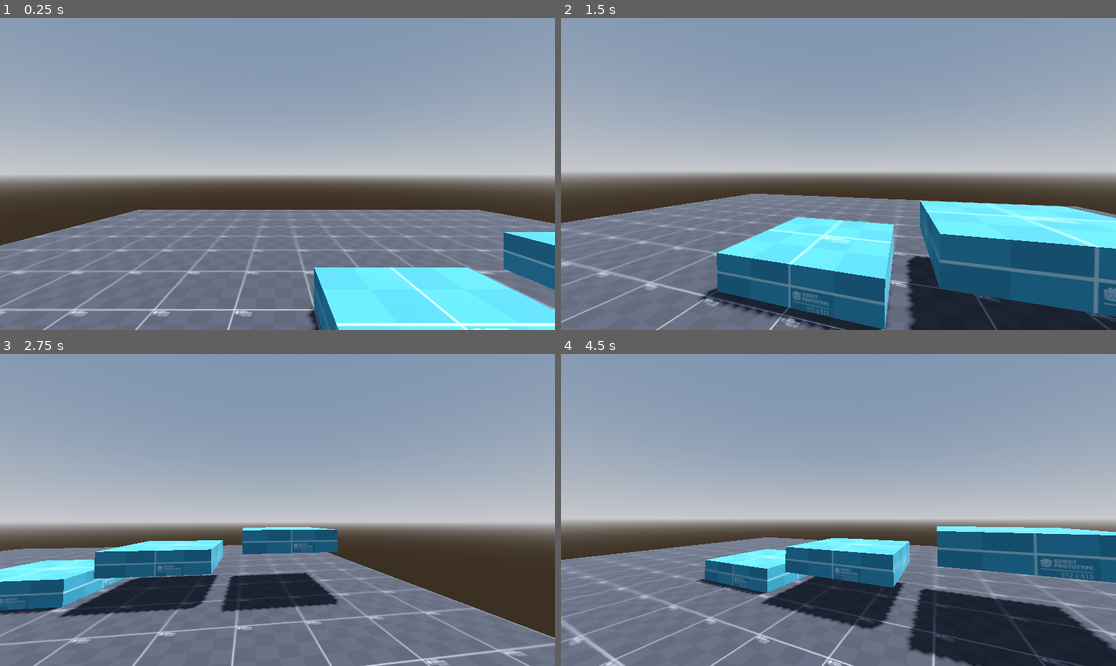
Above: before the commit, frames 1-4 (two rows, left to right).
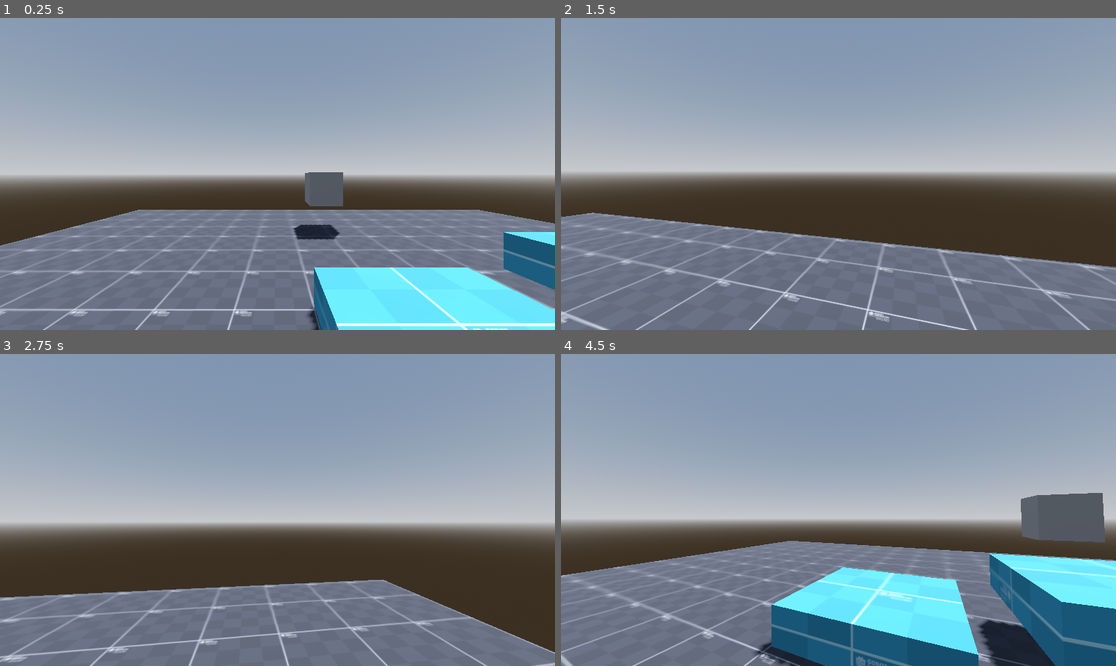
Above: after the commit, the same moments.

Repository: Dr-Sirius/Acerola-Jam-0-Game
Game: Godot game, scene res://Scenes/TestLvL.tscn
Same seed, same stepped clock (60 frames per second), same inputs: the game is played once before the commit and once after it.
Inputs (mouse positions are in pixels of both pictures, inside the frame that each line leads up to):
- Up to frame 1 (0.25 s): no input
- Up to frame 2 (1.5 s): tap Enter (ui_accept) at 0.5, 0.77 s; move the mouse to (866, 174) at 0.52 s; hold D (right) 0.53-1.28 s; tap Q (Switch Position, bound only after the commit) at 0.6 s; move the mouse to (810, 174) at 1.27 s; hold S (backward) from 1.28 s (still down); tap W (forwared) at 1.35 s
- Up to frame 3 (2.75 s): tap Enter (ui_accept) at 1.52 s; tap Q (Switch Position, bound only after the commit) at 1.55, 2.1 s; move the mouse to (288, 503) at 2.02 s; release S (backward) at 2.03 s; hold D (right) from 2.03 s (still down)
- Up to frame 4 (4.5 s): move the mouse to (832, 516) at 2.77 s; tap Q (Switch Position, bound only after the commit) at 2.85, 3.8, 4.35 s; tap Enter (ui_accept) at 3.02, 3.77 s; move the mouse to (877, 513) at 3.52 s; release D (right) at 3.53 s; hold A (left) from 3.53 s (still down); tap W (forwared) at 3.6 s; move the mouse to (794, 506) at 4.27 s

The runs differ from the first frame. In frame 1, 1.0% of the frame differs, in the area x 52-62%, y 49-72%; in frame 2, 30%; in frame 3, 18%; in frame 4, 30%, in the area x 0-100%, y 44-100%.

Commit message:
Implimented basic pos switch mechanic

Diff:
--- a/Scenes/TestLvL.tscn
+++ b/Scenes/TestLvL.tscn
@@ -1,8 +1,9 @@
-[gd_scene load_steps=7 format=3 uid="uid://c5nny4wffv8ee"]
+[gd_scene load_steps=8 format=3 uid="uid://c5nny4wffv8ee"]
 
 [ext_resource type="PackedScene" uid="uid://4wf6dp5duoqt" path="res://Assests/Blocks/BlackBlock.tscn" id="1_qx6qb"]
 [ext_resource type="PackedScene" uid="uid://typ5uys47m6m" path="res://Assests/Blocks/BlueBlock.tscn" id="2_k41hk"]
 [ext_resource type="PackedScene" uid="uid://bdy4vbxxar34d" path="res://Scenes/player.tscn" id="3_27q0p"]
+[ext_resource type="PackedScene" uid="uid://b4oa5mpqktbyo" path="res://Scenes/switch.tscn" id="4_ol8c2"]
 
 [sub_resource type="ProceduralSkyMaterial" id="ProceduralSkyMaterial_rvsng"]
 sky_horizon_color = Color(0.64625, 0.65575, 0.67075, 1)
@@ -45,3 +46,7 @@
 
 [node name="Player" parent="." instance=ExtResource("3_27q0p")]
 transform = Transform3D(1, 0, 0, 0, 1, 0, 0, 0, 1, -1.45737, 1.90366, 1.61664)
+
+[node name="Switch" parent="." node_paths=PackedStringArray("swap_obj") instance=ExtResource("4_ol8c2")]
+transform = Transform3D(1, 0, 0, 0, 1, 0, 0, 0, 1, 0, 1.59151, -4.95237)
+swap_obj = NodePath("../Player")
--- /dev/null
+++ b/Scenes/switch.tscn
@@ -0,0 +1,11 @@
+[gd_scene load_steps=3 format=3 uid="uid://b4oa5mpqktbyo"]
+
+[ext_resource type="Script" path="res://Switch.gd" id="1_j4s2q"]
+
+[sub_resource type="BoxMesh" id="BoxMesh_5ae6g"]
+
+[node name="Switch" type="Node3D"]
+script = ExtResource("1_j4s2q")
+
+[node name="MeshInstance3D" type="MeshInstance3D" parent="."]
+mesh = SubResource("BoxMesh_5ae6g")
--- /dev/null
+++ b/Switch.gd
@@ -0,0 +1,14 @@
+extends Node3D
+
+@export var swap_obj: Node3D
+
+var last_pos
+# Called when the node enters the scene tree for the first time.
+func _ready():
+	last_pos = swap_obj.global_position
+
+func _physics_process(delta):
+	last_pos = swap_obj.global_position
+	if Input.is_action_just_pressed("Switch Position"):
+		swap_obj.global_position = global_position
+		global_position = last_pos
--- a/project.godot
+++ b/project.godot
@@ -41,3 +41,8 @@
 "events": [Object(InputEventKey,"resource_local_to_scene":false,"resource_name":"","device":-1,"window_id":0,"alt_pressed":false,"shift_pressed":false,"ctrl_pressed":false,"meta_pressed":false,"pressed":false,"keycode":0,"physical_keycode":68,"key_label":0,"unicode":100,"echo":false,"script":null)
 ]
 }
+"Switch Position"={
+"deadzone": 0.5,
+"events": [Object(InputEventKey,"resource_local_to_scene":false,"resource_name":"","device":-1,"window_id":0,"alt_pressed":false,"shift_pressed":false,"ctrl_pressed":false,"meta_pressed":false,"pressed":false,"keycode":0,"physical_keycode":81,"key_label":0,"unicode":113,"echo":false,"script":null)
+]
+}
